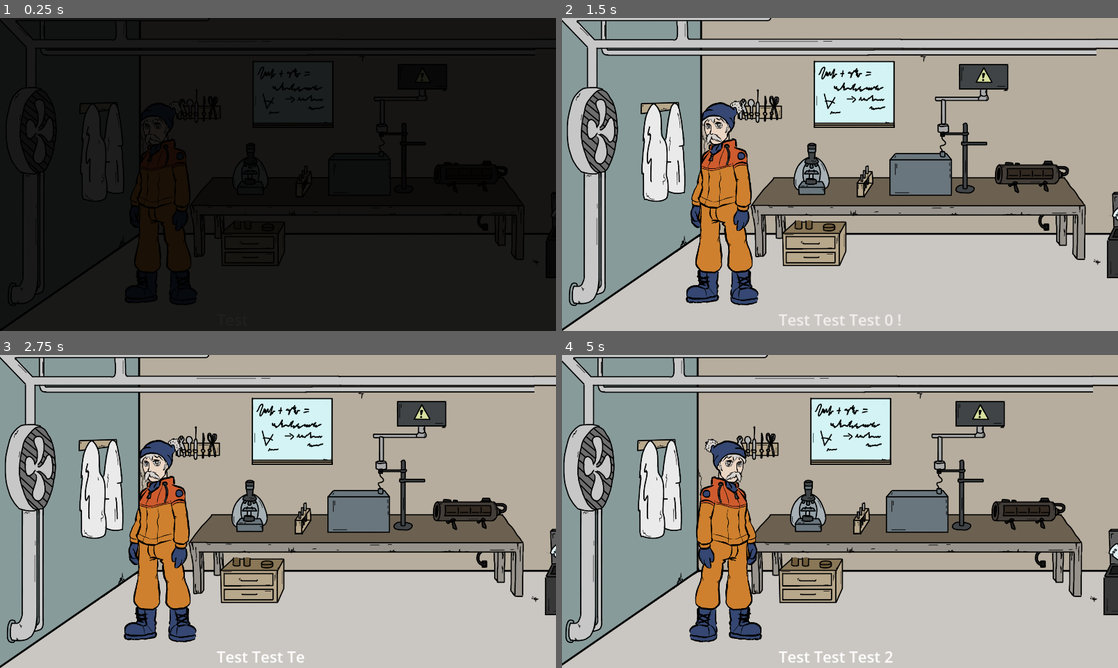
Above: before the commit, frames 1-4 (two rows, left to right).
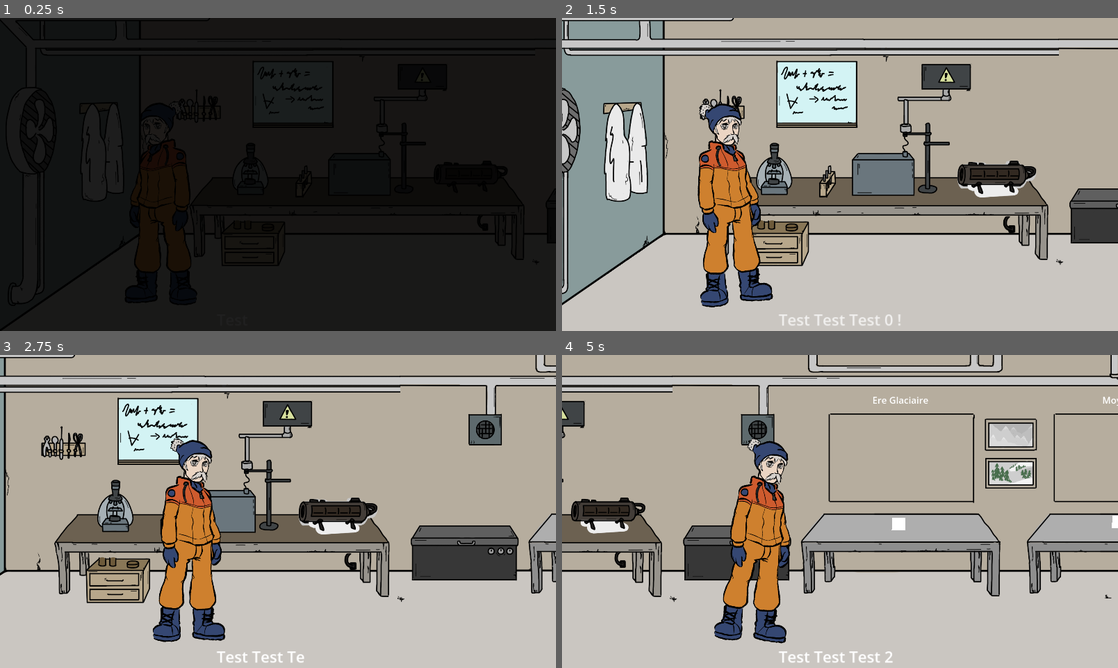
Above: after the commit, the same moments.

Repository: rmonthil-game-jams/scientific-jam-2024
Game: Godot game, scene res://remi/lab/lab.tscn
Same seed, same stepped clock (60 frames per second), same inputs: the game is played once before the commit and once after it.
Inputs (mouse positions are in pixels of both pictures, inside the frame that each line leads up to):
- Up to frame 1 (0.25 s): no input
- Up to frame 2 (1.5 s): click (1034, 196) at 0.52 s; click (1012, 196) at 1.27 s
- Up to frame 3 (2.75 s): click (400, 533) at 2.02 s
- Up to frame 4 (5 s): move the mouse to (962, 495) at 2.77 s; click (962, 495) at 2.92 s; move the mouse to (728, 527) at 3.52 s; click (728, 527) at 3.67 s; move the mouse to (895, 442) at 4.27 s; click (895, 442) at 4.42 s

The runs differ from the first frame. In frame 1, less than 0.1% of the frame differs, in the area x 98-100%, y 72-84%; in frame 2, 34%; in frame 3, 45%; in frame 4, 48%, in the area x 0-100%, y 0-100%.

Commit message:
removed debug

Diff:
--- a/project/remi/lab/lab_state.gd
+++ b/project/remi/lab/lab_state.gd
@@ -2,8 +2,8 @@
 
 var alexia_state: StringName = ""
 
-var ams_done: bool = true
+var ams_done: bool = false
 #var cuve_done: bool = false
-var microscope_done: bool = true
+var microscope_done: bool = false
 
 var remaining_ice_cores_in_the_fridge: int = 5
